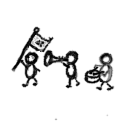
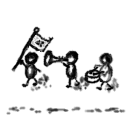
Layer changes from the first 128 × 128 image to the second:
painted on "影 #5" over [96, 55, 113, 117]
painted on "影 #1" over [67, 50, 79, 78]
painted on "影 #4" over [19, 54, 43, 86]
added layer "影 #10" above "影 #8" over [6, 106, 126, 115]
added layer "影 #8" above "影 #9" over [37, 83, 119, 90]
renamed "h1" to "影 #9", showed it, painted on it over [30, 58, 120, 94]
